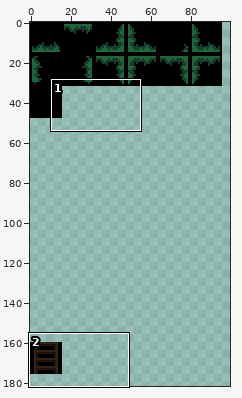
One commit to this pixel-art file: assets/tileset1.aseprite. The picture above shows the old version from afar; the outline marks the close-up.
Close-up. The starting point:
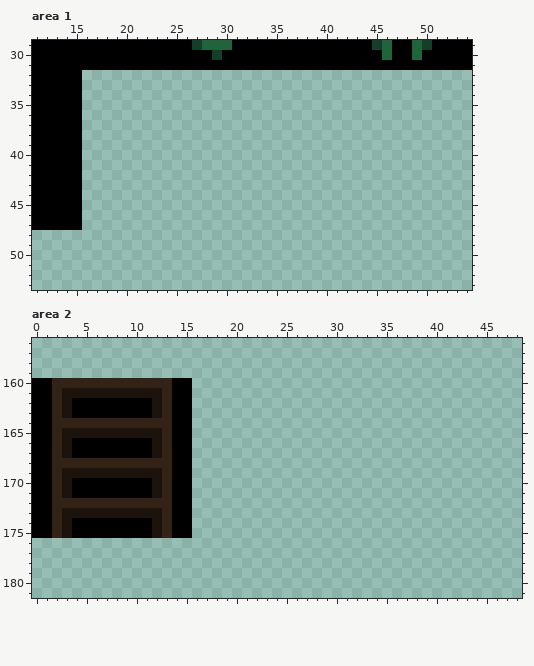
256x256 pixels, 1 frame. Shown: area 1: x 11..54, y 29..53; area 2: x 0..48, y 156..181. The wide view leaves out empty margins.
The result:
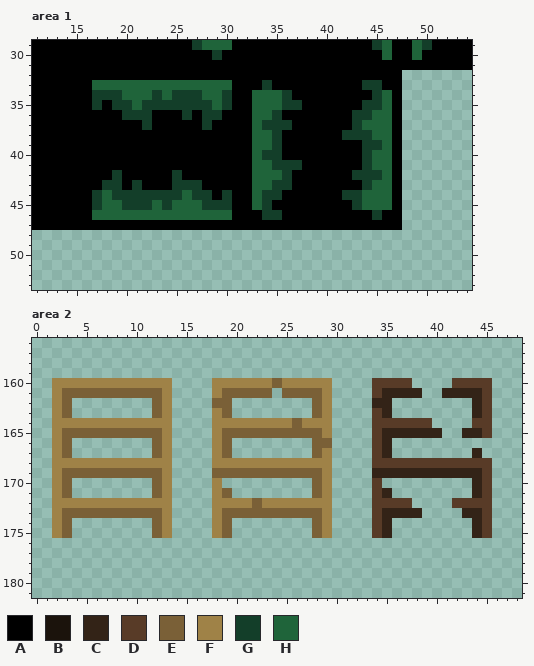
Palette (. is transparent): A #000000  B #1b130c  C #332317  D #583b27  E #7a6037  F #9f8247  G #133e29  H #1f643a
Changes in this commit:
Changed rows in their new state; - is an unchanged pixel.
Area 1:
first column x 16:
32 AAAAAAAAAAAAAAAAAAAAAAAAAAAAAAAA
33 AHHHHHHHHHHHHHHAAAGAAAAAAAAAGGAA
34 AGGGHHHGHGGGHHGAAHHHGAAAAAAAAGHA
35 AGAGGHGGGGGGGHGAAHHHGGAAAAAAGGHA
36 AAAAGGGAAAGAGGAAAHHGAAAAAAAGGHHA
37 AAAAAAGAAAAAGAAAAHGGGAAAAAAGHHHA
38 AAAAAAAAAAAAAAAAAHHGAAAAAAGGGHHA
39 AAAAAAAAAAAAAAAAAHHGAAAAAAAAGGHA
40 AAAAAAAAAAAAAAAAAHGGAAAAAAAAGHHA
41 AAAAAAAAAAAAAAAAAHHGGGAAAAAAGHHA
42 AAAGAAAAAGAAAAAAAHHHGAAAAAAGGGHA
43 AAGGAGAAAGGGAAAAAHHGGAAAAAAAGHHA
44 AGHGGGGGGGHGGAGAAHGGAAAAAAGGHHHA
45 AGHHGGGHGHHHGGGAAHGAAAAAAAAGHHHA
46 AHHHHHHHHHHHHHHAAAGGAAAAAAAAAGAA
47 AAAAAAAAAAAAAAAAAAAAAAAAAAAAAAAA
Area 2:
first column x 0:
160 ..FFFFFFFFFFFF..--FFFFFFEFFFFF----DDDD----DDDD
161 ..FEEEEEEEEEEF..--FEEEEE-EEEEF----DCCCC--CCCCD
162 ..FE........EF..--EE--------EF----CC--------CD
163 ..FE........EF..--FE--------EF----DC--------CD
164 ..FFFFFFFFFFFF..--FFFFFFFFEFFF----DDDDDD----DD
165 ..FEEEEEEEEEEF..--FEEEEEEEEEEF----DCCCCCC--CCD
166 ..FE........EF..--FE--------EE----DC----------
167 ..FE........EF..--FE--------EF----DC--------C-
168 ..FFFFFFFFFFFF..--FFFFFFFFFFFF----DDDDDDDDDDDD
169 ..FEEEEEEEEEEF..--EEEEEEEEEEEF----CCCCCCCCCCCD
170 ..FE........EF..--F---------EF----D---------CD
171 ..FE........EF..--FE--------EF----DC--------CD
172 ..FFFFFFFFFFFF..--FFFFEFFFFFFF----DDDD----DDDD
173 ..FEEEEEEEEEEF..--FEEEEEEEEEEF----DCCCC----CCD
174 ..FE........EF..--FE--------EF----DC--------CD
175 ..FE........EF..--FE--------EF----DC--------CD
